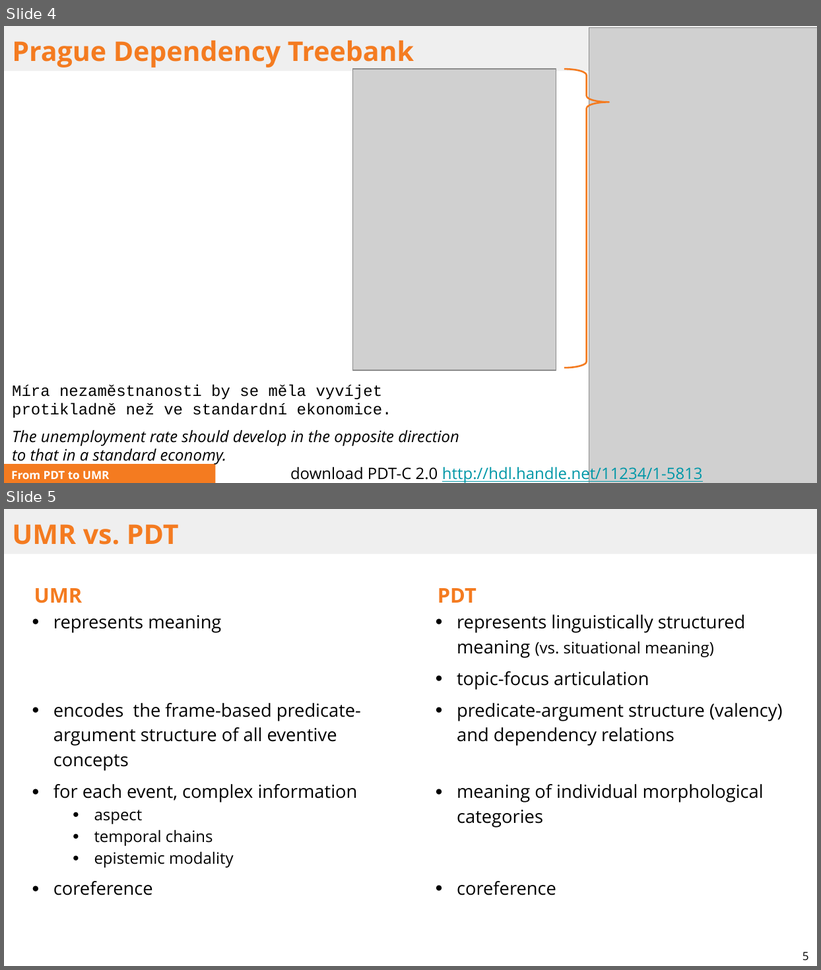
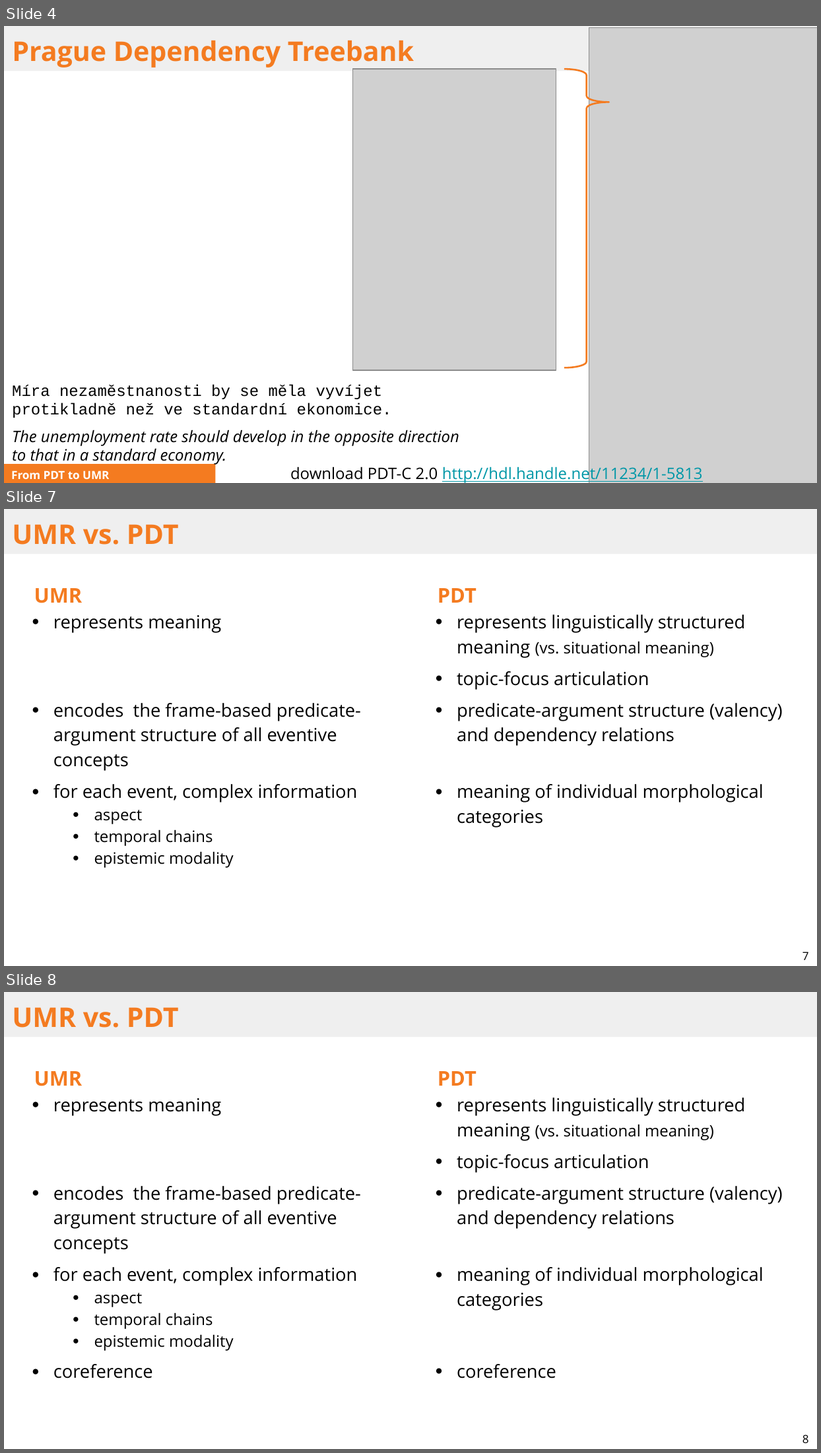
Before and after one commit to ufal/UMR, a slide deck: papers/2025-ITAT-slides.pptx. Shown one above the other, each under a label of ours: slides 4 and 5 before the commit, slides 4, 7 and 8 after it; the slides between them are not shown. The pictures are 821x970 and 821x1453 pixels, drawn with LibreOffice and Linux fonts; fonts in the diff are those of the drawing; grey boxes stand for pictures. Boxes give left, top, right and bottom in pixels: in the first picture for what was removed or moved away, otherwise in the second. Text is boxed around its words. In the diff, an @@ line names an element or a change of style, - is before the commit and + after.

```diff
--- a/papers/2025-ITAT-slides.pptx
+++ b/papers/2025-ITAT-slides.pptx
@@ slide 7 added at [4,509,817,966], background #FFFFFF @@
@@ title added at [4,509,817,554], fill #EFEFEF, 24 pt, text #F47B20, bold @@
+UMR vs. PDT
@@ text added at [34,588,361,868], 16 pt, text #000000 @@
+UMR
+● represents meaning
+● encodes the frame-based predicate-argument structure of all eventive concepts
+● for each event, complex information
+  ● aspect
+  ● temporal chains
+  ● epistemic modality
@@ text added at [438,588,783,828], 16 pt, text #000000 @@
+PDT
+● represents linguistically structured meaning (vs. situational meaning)
+● topic-focus articulation
+● predicate-argument structure (valency) and dependency relations
+● meaning of individual morphological categories
@@ page number added at [803,952,809,960], 10 pt, text #000000 @@
+7
@@ what was slide 5 is now slide 8 @@
@@ page number at [803,1435,809,1443]: text changed @@
-5
+8
```
Also in this commit, not shown: 4 slides changed, 6 other slides added, 2 other files.
